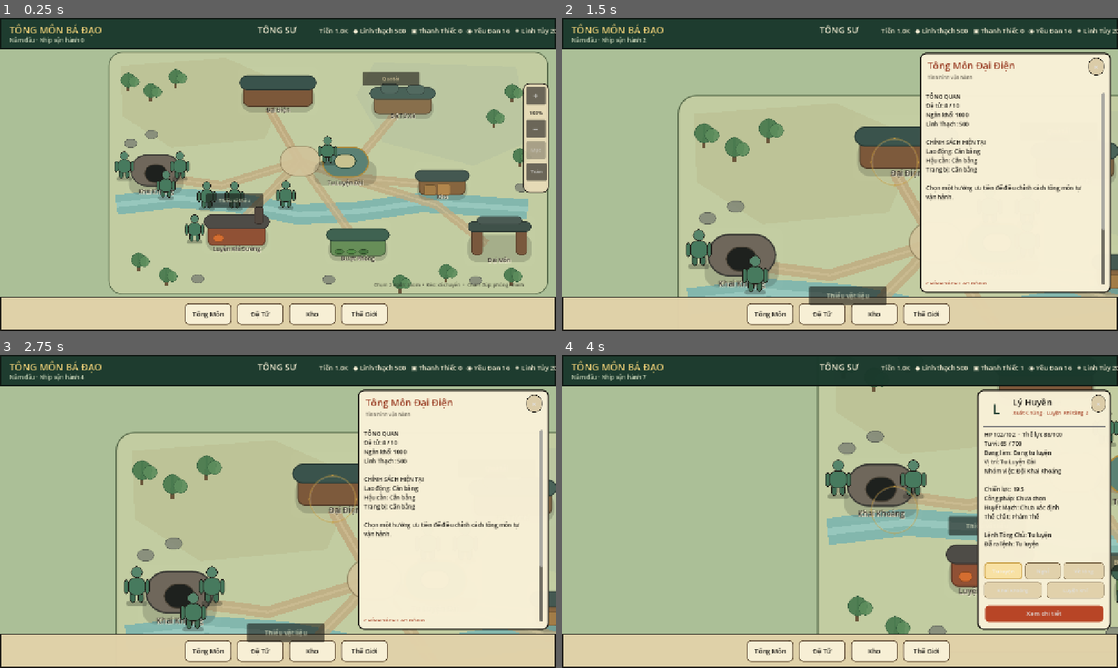
Above: before the commit, frames 1-4 (two rows, left to right).
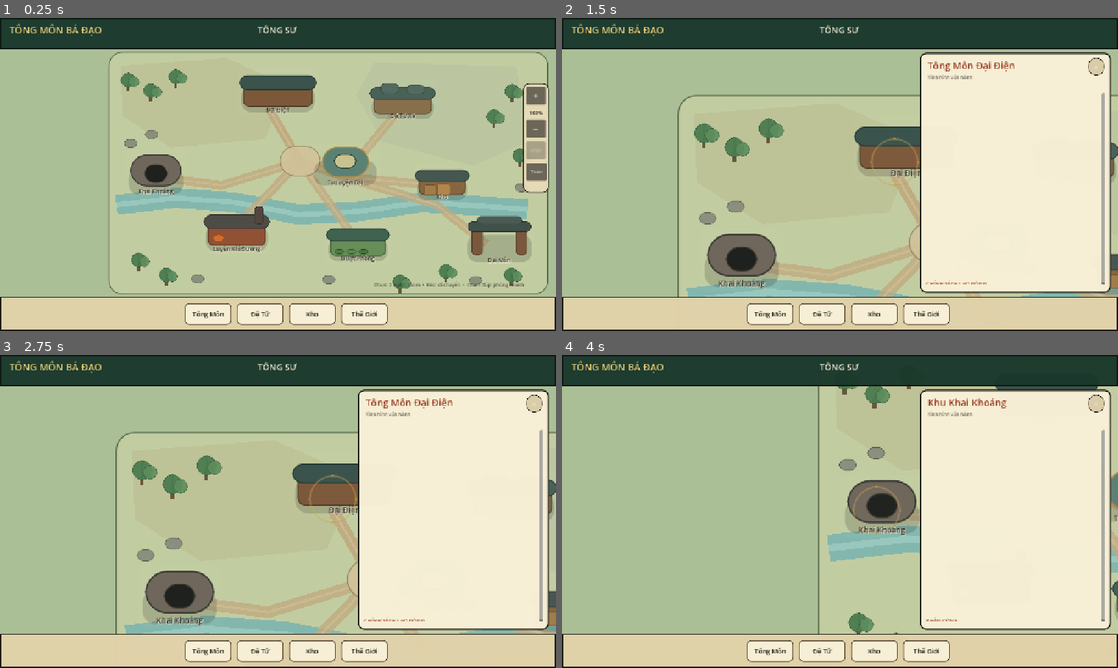
Above: after the commit, the same moments.

Repository: vuanhtuan161094-byte/TongMonBaDao
Game: Godot game, scene res://scenes/p3/p3_2_landscape_sect.tscn
Same seed, same stepped clock (60 frames per second), same inputs: the game is played once before the commit and once after it.
Inputs (mouse positions are in pixels of both pictures, inside the frame that each line leads up to; where the layout moved, square brackets give the same spot in the first picture):
- Up to frame 1 (0.25 s): no input
- Up to frame 2 (1.5 s): click (840, 89) at 0.5 s; click (1073, 161) at 1.25 s
- Up to frame 3 (2.75 s): click (433, 586) at 2 s
- Up to frame 4 (4 s): click (739, 596) at 2.75 s; click (990, 583) [990, 564] at 3.5 s

The runs differ from the first frame. In frame 1, 3.0% of the frame differs, in the area x 1-100%, y 2-72%; in frame 2, 3.3%; in frame 3, 3.7%; in frame 4, 20%, in the area x 1-100%, y 2-90%.
Error after the commit: Parse Error: Could not resolve class "CharacterModifierSystem", because of a parser error. (res://src/simulation/cultivation/cultivation_system.gd:28)

Commit message:
Enforce additive open-point modifier composition

Diff:
--- a/godot/src/simulation/workforce/character_modifier_system.gd
+++ b/godot/src/simulation/workforce/character_modifier_system.gd
@@ -52,4 +52,8 @@
     return trait_system.modifier_factor(state, disciple, channel)
 
 func combined_factor(state: SimulationState, disciple: DiscipleState, channel: StringName) -> float:
-    return foundation_channel_factor(disciple, channel) * trait_factor(state, disciple, channel)
+    var foundation := foundation_channel_factor(disciple, channel)
+    var trait := trait_factor(state, disciple, channel)
+    if disciple.foundation_model_version >= FoundationSystem.MODEL_OPEN_POINTS:
+        return maxf(1.0 + (foundation - 1.0) + (trait - 1.0), 0.05)
+    return foundation * trait
